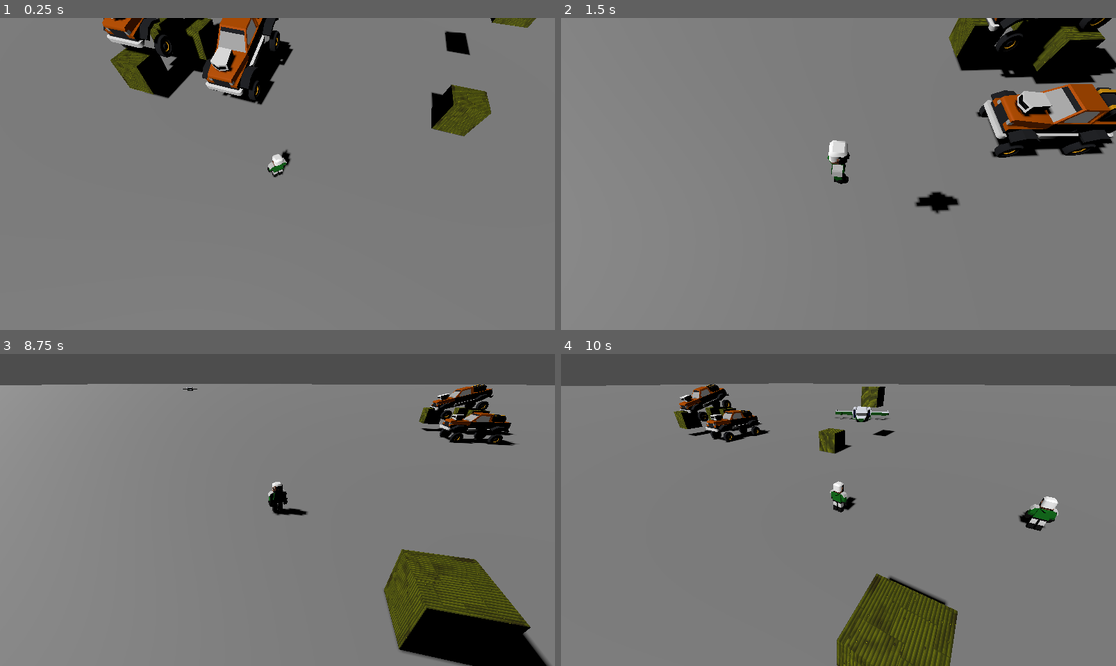
Above: before the commit, frames 1-4 (two rows, left to right).
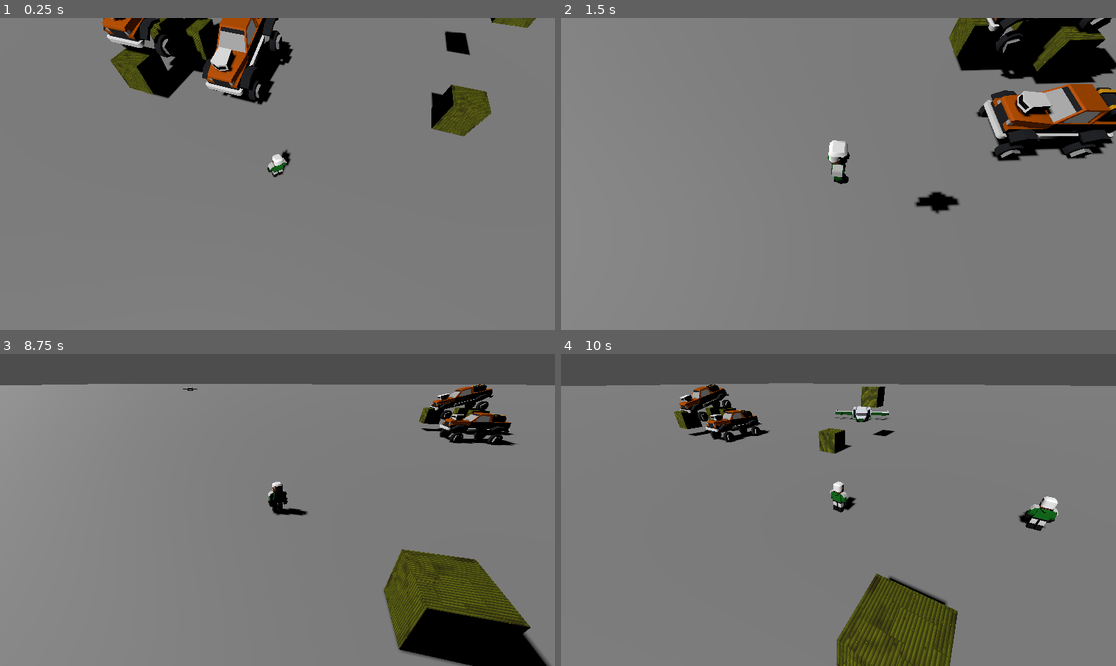
Above: after the commit, the same moments.

Repository: kevinlights/ChocoDriver
Game: Godot game, scene res://run/levels/infinite_level.tscn
The game is run twice, just before and just after one commit, with the same random seed, the same clock (stepped at 60 frames per second) and the same inputs.
Inputs:
- Up to frame 1 (0.25 s): no input
- Up to frame 2 (1.5 s): tap Enter (get_in) at 0.5 s; hold Right (move_right) 0.53-1.28 s; hold Enter (get_in) 0.53-1.28 s; hold Down (move_back) from 1.28 s (still down); tap Space (main) at 1.35 s
- Up to frame 3 (8.75 s): release Down (move_back) at 2.03 s; hold Right (move_right) 2.03-2.78 s; hold Enter (get_in) 2.03-2.78 s; hold Up (move_forward) 2.78-3.53 s; tap Space (main) every 1.5 s from 2.85 to 7.35 s; hold Enter (get_in) 3.53-4.28 s; hold Left (move_left) 3.53-5.03 s; hold Down (move_back) 5.03-5.78 s; hold Enter (get_in) 5.03-5.78 s; hold Right (move_right) 5.78-6.53 s; hold Up (move_forward) 6.53-7.28 s; hold Enter (get_in) 6.53-7.28 s; hold Right (move_right) 7.28-8.03 s; hold Down (move_back) from 8.03 s (still down); hold Enter (get_in) from 8.03 s (still down)
- Up to frame 4 (10 s): release Down (move_back) at 8.78 s; release Enter (get_in) at 8.78 s; hold Left (move_left) 8.78-9.53 s; tap Space (main) at 8.85 s; hold Up (move_forward) from 9.53 s (still down); hold Enter (get_in) from 9.53 s (still down)

The runs differ from the first frame. In frame 1, 0.2% of the frame differs, in the area x 29-53%, y 0-28%; in frame 2, 0.3%, in the area x 75-99%, y 0-46%; in frame 3, less than 0.1%; in frame 4, less than 0.1%.

Commit message:
:art: Add cubes on wheels to see them moving

Diff:
--- a/first3d/component/entity/vehicles/jeep/Jeep.tscn
+++ b/first3d/component/entity/vehicles/jeep/Jeep.tscn
@@ -6,6 +6,9 @@
 
 [sub_resource type="BoxShape3D" id="BoxShape3D_1maan"]
 size = Vector3(1, 0.769157, 3.09562)
+
+[sub_resource type="BoxMesh" id="BoxMesh_f6lpk"]
+size = Vector3(0.3, 0.3, 0.3)
 
 [node name="Jeep" type="VehicleBody3D" groups=["vehicle"]]
 transform = Transform3D(1, 0, 0, 0, 1, 0, 0, 0, 1, 0, -0.623038, 0)
@@ -32,6 +35,10 @@
 [node name="OrangeJeep_wheel" parent="FrontRightWheel" instance=ExtResource("2_f6y5a")]
 transform = Transform3D(-1, 0, 0, 0, 1, 0, 0, 0, 1, 0, 0, 0)
 
+[node name="MeshInstance3D" type="MeshInstance3D" parent="FrontRightWheel"]
+transform = Transform3D(1, 0, 0, 0, 1, 0, 0, 0, 1, -0.165207, 0, 0)
+mesh = SubResource("BoxMesh_f6lpk")
+
 [node name="FrontLeftWheel" type="VehicleWheel3D" parent="."]
 transform = Transform3D(1, 0, 0, 0, 1, 0, 0, 0, 1, 0.6, 0.2, 1)
 use_as_steering = true
@@ -41,6 +48,10 @@
 suspension_stiffness = 50.0
 
 [node name="OrangeJeep_wheel" parent="FrontLeftWheel" instance=ExtResource("2_f6y5a")]
+
+[node name="MeshInstance3D" type="MeshInstance3D" parent="FrontLeftWheel"]
+transform = Transform3D(1, 0, 0, 0, 1, 0, 0, 0, 1, 0.154773, 0, 0)
+mesh = SubResource("BoxMesh_f6lpk")
 
 [node name="RearLeftWheel" type="VehicleWheel3D" parent="."]
 transform = Transform3D(1, 0, 0, 0, 1, 0, 0, 0, 1, 0.6, 0.2, -1.01869)
@@ -52,6 +63,10 @@
 
 [node name="OrangeJeep_wheel" parent="RearLeftWheel" instance=ExtResource("2_f6y5a")]
 
+[node name="MeshInstance3D" type="MeshInstance3D" parent="RearLeftWheel"]
+transform = Transform3D(1, 0, 0, 0, 1, 0, 0, 0, 1, 0.173029, 0, 0)
+mesh = SubResource("BoxMesh_f6lpk")
+
 [node name="RearRightWheel" type="VehicleWheel3D" parent="."]
 transform = Transform3D(-1, 0, 0, 0, 1, 0, 0, 0, 1, -0.6, 0.2, -1.019)
 wheel_roll_influence = 0.4
@@ -60,3 +75,7 @@
 suspension_stiffness = 50.0
 
 [node name="OrangeJeep_wheel" parent="RearRightWheel" instance=ExtResource("2_f6y5a")]
+
+[node name="MeshInstance3D" type="MeshInstance3D" parent="RearRightWheel"]
+transform = Transform3D(1, 0, 0, 0, 1, 0, 0, 0, 1, 0.183984, 0, 0)
+mesh = SubResource("BoxMesh_f6lpk")
Not shown: 1 places in first3d/component/entity/vehicles/jeep/Jeep.tscn that only renumber resources
